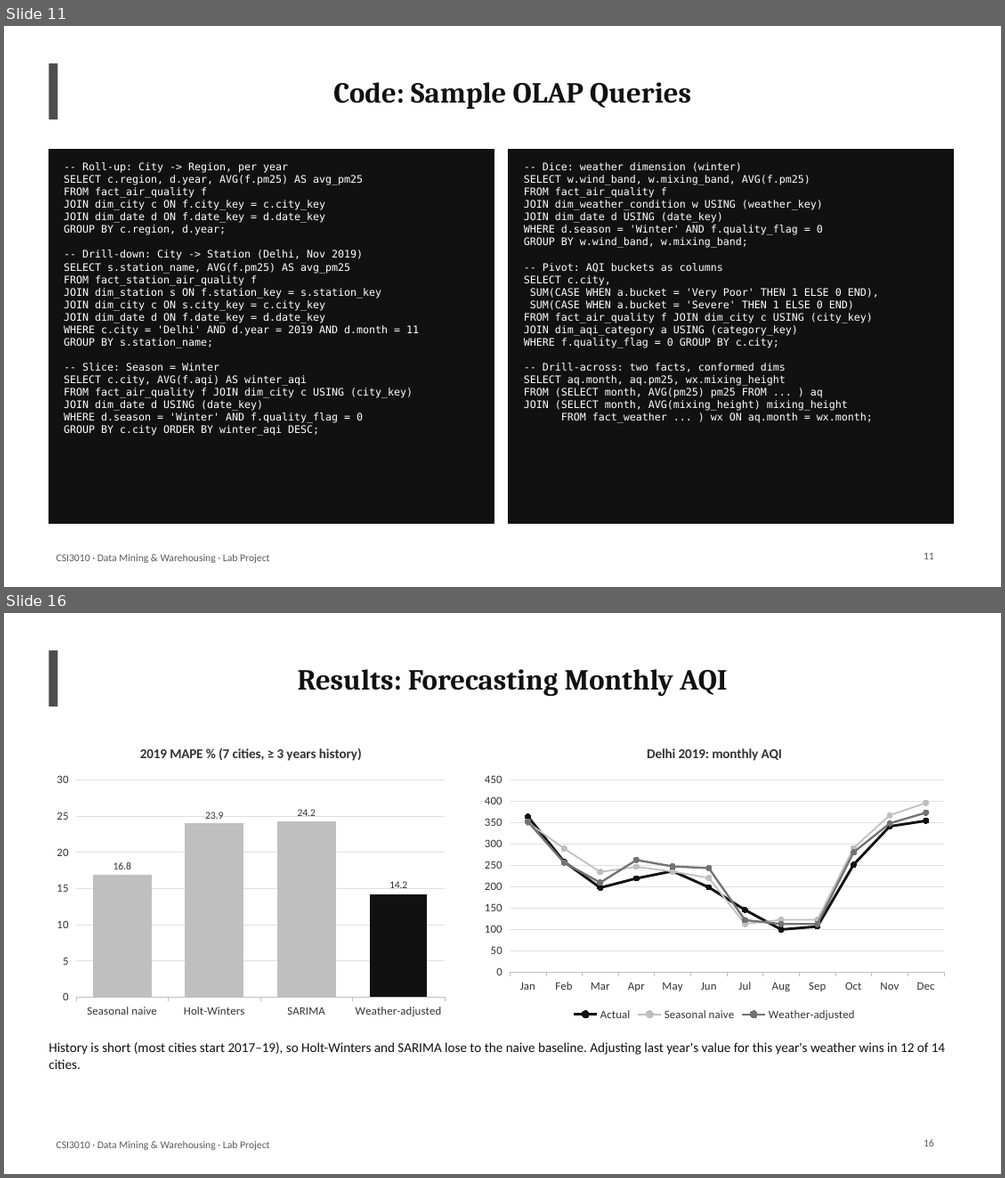
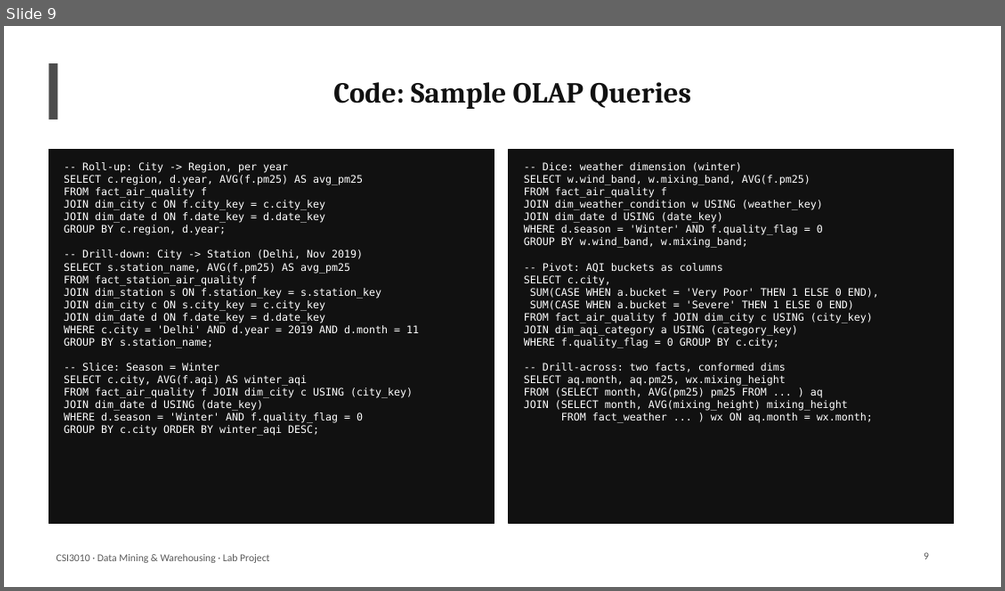
Before and after one commit to StutiArya2/breathing-cities-dwdm, a slide deck: docs/Breathing_Cities_DWDM.pptx. Shown one above the other, each under a label of ours: slides 11 and 16 before the commit, slide 9 after it; the slides between them are not shown. The pictures are 1005x1178 and 1005x591 pixels, drawn with LibreOffice and Linux fonts; fonts in the diff are those of the drawing. Boxes give left, top, right and bottom in pixels: in the first picture for what was removed or moved away, otherwise in the second. Text is boxed around its words. In the diff, an @@ line names an element or a change of style, - is before the commit and + after.

```diff
--- a/docs/Breathing_Cities_DWDM.pptx
+++ b/docs/Breathing_Cities_DWDM.pptx
@@ slide 16 removed at (4, 613, 1001, 1174), background #FFFFFF; not listed: 2 template elements that a slide beside it also shows @@
@@ title removed at (298, 669, 727, 696) @@
-Results: Forecasting Monthly AQI
@@ column chart removed at (48, 732, 453, 1024) @@
-title "2019 MAPE % (7 cities, ≥ 3 years history)"
-categories: Seasonal naive, Holt-Winters, SARIMA, Weather-adjusted
-Series 1: 16.8, 23.9, 24.2, 14.2
@@ line chart removed at (475, 732, 954, 1024) @@
-title "Delhi 2019: monthly AQI"
-categories: Jan, Feb, Mar, Apr, May, Jun, Jul, Aug, Sep, Oct, Nov, Dec
-Actual: 360, 260, 200, 220, 240, 200, 140, 100, 110, 250, 340, 350
-Seasonal naive: 350, 290, 230, 250, 240, 220, 110, 120, 120, 290, 370, 400
-Weather-adjusted: 350, 260, 210, 260, 250, 240, 120, 110, 110, 280, 350, 370
@@ text removed at (48, 1042, 945, 1069) @@
-History is short (most cities start 2017–19), so Holt-Winters and SARIMA lose to the naive baseline. Adjusting last year's value for this year's weather wins in 12 of 14 cities.
@@ page number removed at (923, 1139, 934, 1146) @@
-16
@@ what was slide 11 is now slide 9 @@
@@ page number at (923, 552, 929, 559): text changed @@
-11
+9
```
Also in this commit, not shown: 10 other slides removed.
